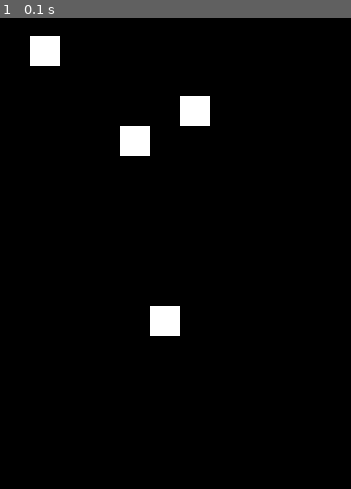
Above: before the commit, frame 1.
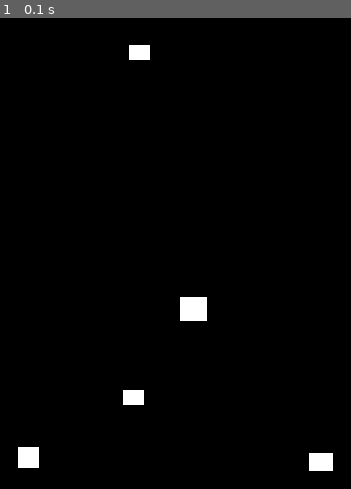
Above: after the commit, the same moment.

Repository: tjacek/planning
Game: pygame game, started from pygame/square.py
Same seed, same stepped clock (60 frames per second), same inputs: the game is played once before the commit and once after it.
Inputs:
- Up to frame 1 (0.1 s): no input

The runs differ from the first frame. In frame 1, 3.5% of the frame differs, in the area x 5-95%, y 3-97%.

Commit message:
random squares

Diff:
--- a/pygame/square.py
+++ b/pygame/square.py
@@ -1,17 +1,28 @@
+import numpy as np
 import pygame
 
 class Envir(object):
     def __init__(self,obstacles):
         self.obstacles=obstacles
 
+    def show(self,window,color=(255,255,255)):
+        for rect_i in envir.obstacles:
+            pygame.draw.rect(window, color, rect_i)
+
 pygame.init()
 window = pygame.display.set_mode((250, 250))
 
-obstacles=[(50,100,10,10),(10,10,10,10),(40,40,10,10),(60,30,10,10)]
-rects=[]
+def rect_world(n_rect,bounds=(5,10),world=(130,150)):
+    rects=[]
+    for i in range(n_rect):
+        width,height=np.random.uniform(bounds[0],bounds[1],2)
+        x=np.random.uniform(0.0,world[0])
+        y=np.random.uniform(0.0,world[1])
+        rects.append(pygame.Rect(x,y,width,height))
+    return Envir(rects)
 
-for x,y,width,height in obstacles:
-    rects.append(pygame.Rect(x,y,width,height))  #pygame.Rect(*window.get_rect().center, x, y).inflate(width, height))
+
+envir=rect_world(5)
 
 run = True
 while run:
@@ -19,13 +30,9 @@
         if event.type == pygame.QUIT:
             run = False
 
-#    point = pygame.mouse.get_pos()
-#    collide = rect.collidepoint(point)
-#    color = (255, 0, 0) if collide else (255, 255, 255)
-    color=(255,255,255)
+#    color=(255,255,255)
     window.fill(0)
-    for rect_i in rects:
-        pygame.draw.rect(window, color, rect_i)
+    envir.show(window)
     pygame.display.flip()
 
 pygame.quit()
